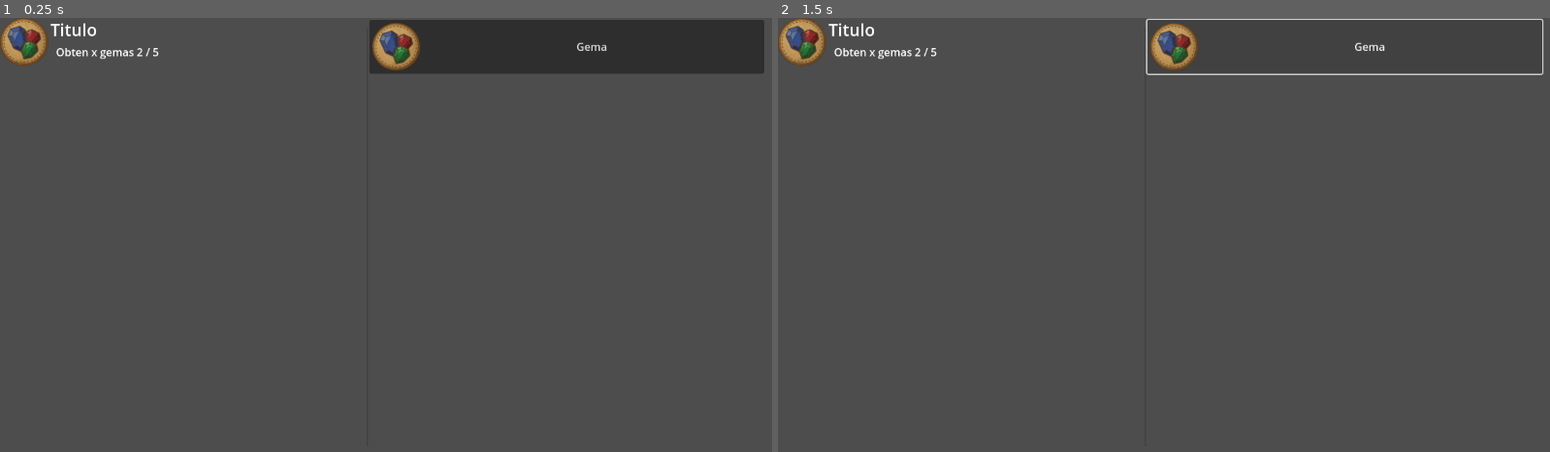
Above: before the commit, frames 1-2 (left to right).
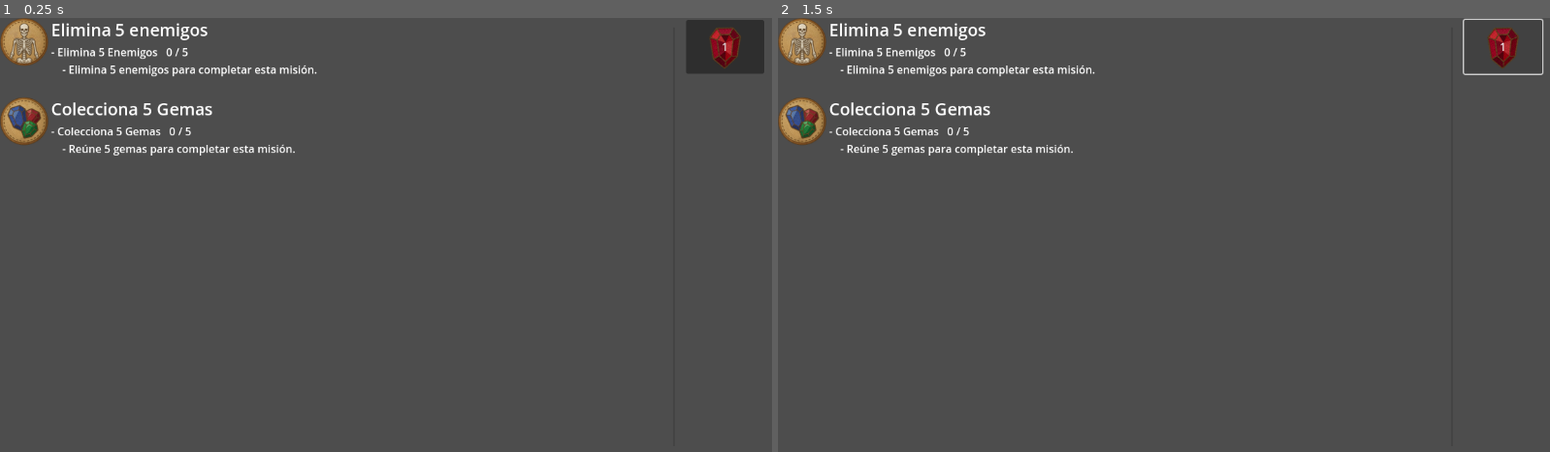
Above: after the commit, the same moments.

Repository: eljuegoamapola-coder/SistemaMisiones
Game: Godot game, scene res://Escenas/AvanzarMisionPrueba.tscn
Two runs of this game, one before a commit and one after it. Both use one fixed random seed, a clock stepped at 60 frames per second and the inputs below. This scene is started directly instead of the project's main scene.
Inputs:
- Up to frame 1 (0.25 s): no input
- Up to frame 2 (1.5 s): click "Gema" (after the commit: "1") at 0.5 s; click "Gema" (after the commit: "1") at 1.25 s

The runs differ from the first frame. In frame 1, 7.6% of the frame differs, in the area x 0-96%, y 0-32%; in frame 2, 3.6%.

Commit message:
Finalizamos la creación del sistema de misiones 1.0

Diff:
--- a/Escenas/AvanzarMisionPrueba.tscn
+++ b/Escenas/AvanzarMisionPrueba.tscn
@@ -1,29 +1,36 @@
 [gd_scene load_steps=4 format=3 uid="uid://bkiro6re5tf1w"]
 
 [ext_resource type="Script" uid="uid://cvsrar45nsfll" path="res://Script/Escenas/avanzar_mision_prueba.gd" id="1_wmgly"]
-[ext_resource type="PackedScene" uid="uid://cadppwc66e2k8" path="res://Escenas/Reutilizables/ListarMisiones.tscn" id="2_w3jjp"]
-[ext_resource type="Texture2D" uid="uid://8tpags7x3mw0" path="res://resources/iconoMisionGemas_01.png" id="3_ykqrv"]
+[ext_resource type="Texture2D" uid="uid://cvnscjw1ma3xw" path="res://resources/iconoItemGemaRoja.png" id="2_w3jjp"]
+[ext_resource type="Script" uid="uid://imw6vhp8t7qu" path="res://Script/Items/ItemRecogible.gd" id="3_ykqrv"]
 
 [node name="AvanzarMisionPrueba" type="Node2D"]
 script = ExtResource("1_wmgly")
 
 [node name="Separador" type="Line2D" parent="."]
-position = Vector2(546, 174)
+position = Vector2(1002, 174)
 points = PackedVector2Array(0, -160, 0, 464)
 width = 2.0
 default_color = Color(0.2, 0.2, 0.2, 0.45)
 antialiased = true
 
 [node name="Botones" type="VBoxContainer" parent="."]
-offset_left = 549.0
+offset_left = 1020.0
 offset_top = 3.0
 offset_right = 1136.0
 offset_bottom = 628.0
 
 [node name="Button" type="Button" parent="Botones"]
 layout_mode = 2
-text = "Gema"
-icon = ExtResource("3_ykqrv")
+text = "1"
+icon = ExtResource("2_w3jjp")
+icon_alignment = 1
+script = ExtResource("3_ykqrv")
+id_item = "gema"
 
-[node name="ListarMisiones" parent="Botones" instance=ExtResource("2_w3jjp")]
-position = Vector2(-549, -3)
+[node name="ScrollContainer" type="ScrollContainer" parent="."]
+offset_right = 992.0
+offset_bottom = 638.0
+
+[node name="ListaMisiones" type="VBoxContainer" parent="ScrollContainer"]
+layout_mode = 2
--- a/Escenas/Reutilizables/ListarMisiones.tscn
+++ b/Escenas/Reutilizables/ListarMisiones.tscn
@@ -1,26 +1,28 @@
-[gd_scene load_steps=2 format=3 uid="uid://cadppwc66e2k8"]
+[gd_scene load_steps=3 format=3 uid="uid://cadppwc66e2k8"]
 
-[ext_resource type="Texture2D" uid="uid://8tpags7x3mw0" path="res://resources/iconoMisionGemas_01.png" id="1_qvhow"]
+[ext_resource type="Script" uid="uid://b3tepaksutfml" path="res://Script/Escenas/listar_misiones.gd" id="1_uwth8"]
+[ext_resource type="Texture2D" uid="uid://8tpags7x3mw0" path="res://resources/iconoMisionGemas_01.png" id="2_uwth8"]
 
-[node name="ListarMisiones" type="Node2D"]
+[node name="ListarMisiones" type="HBoxContainer"]
+offset_right = 708.0
+offset_bottom = 62.0
+script = ExtResource("1_uwth8")
 
 [node name="IconoMision" type="TextureRect" parent="."]
-offset_right = 72.0
-offset_bottom = 72.0
-texture = ExtResource("1_qvhow")
+layout_mode = 2
+texture = ExtResource("2_uwth8")
+stretch_mode = 2
 metadata/_edit_use_anchors_ = true
 
 [node name="VBoxContainer" type="VBoxContainer" parent="."]
-offset_left = 75.0
-offset_right = 260.00003
-offset_bottom = 62.0
+layout_mode = 2
 metadata/_edit_use_anchors_ = true
 
 [node name="TituloMision" type="Label" parent="VBoxContainer"]
 layout_mode = 2
 theme_override_font_sizes/font_size = 25
-text = "Titulo"
+text = "asdasd"
 
 [node name="ObjetivosMision" type="Label" parent="VBoxContainer"]
 layout_mode = 2
-text = "  Obten x gemas 2 / 5"
+text = "asdasdas"
--- /dev/null
+++ b/Items/GemaRoja.tres
@@ -0,0 +1,13 @@
+[gd_resource type="Resource" script_class="PlantillaItems" load_steps=3 format=3 uid="uid://qddy4xa3fji0"]
+
+[ext_resource type="Texture2D" uid="uid://cvnscjw1ma3xw" path="res://resources/iconoItemGemaRoja.png" id="1_6h7xe"]
+[ext_resource type="Script" uid="uid://d1ws4wshq5twm" path="res://Script/Plantillas/PlantillaItems.gd" id="1_o6gur"]
+
+[resource]
+script = ExtResource("1_o6gur")
+id = "GemaRoja1"
+tipo = "gema"
+nombre = "GemaRoja"
+descripcion = "Gema de color rojo"
+icono = ExtResource("1_6h7xe")
+metadata/_custom_type_script = "uid://d1ws4wshq5twm"
--- a/Script/Escenas/avanzar_mision_prueba.gd
+++ b/Script/Escenas/avanzar_mision_prueba.gd
@@ -1,11 +1,29 @@
 extends Node2D
 
+var ListasMision = preload("res://Escenas/Reutilizables/ListarMisiones.tscn")
 
 # Called when the node enters the scene tree for the first time.
 func _ready() -> void:
-	pass # Replace with function body.
+	añadirInformacionMisiones()
+
+func _physics_process(delta: float) -> void:
+	antualizarInformacionMisiones()
 
 
-# Called every frame. 'delta' is the elapsed time since the previous frame.
-func _process(delta: float) -> void:
-	pass
+func añadirInformacionMisiones():
+	var lista_misiones = $ScrollContainer/ListaMisiones
+	var misiones_activas_ids = misionManager.getIdMisionesActivas()
+
+	if misiones_activas_ids.is_empty():
+		return
+
+	for mision_id in misiones_activas_ids:
+		var tarjeta_mision = ListasMision.instantiate()
+		lista_misiones.add_child(tarjeta_mision)
+		tarjeta_mision.insertarInformacionMision(mision_id)
+# Borra la lista de las misiones y llama a añadirInformacionMisiones() para pintarla de nuevo.
+func antualizarInformacionMisiones():
+	var lista_misiones = $ScrollContainer/ListaMisiones
+	for tarjeta in lista_misiones.get_children():
+		tarjeta.queue_free()
+	añadirInformacionMisiones()
--- a/Script/Escenas/informacion_mision.gd
+++ b/Script/Escenas/informacion_mision.gd
@@ -2,8 +2,8 @@
 # const  objetivoTipoColeccion = preload("res://Script/Objetivos/coleccion.gd")
 
 
-func _ready() -> void:
-	pintarInformacionMision("m2") # Provisional para iniciar escena con información en las pruebas
+# func _ready() -> void:
+# 	pintarInformacionMision("m2") # Provisional para iniciar escena con información en las pruebas
 
 # Pintar la información de una misión específica en la interfaz
 func pintarInformacionMision(mision_id):
@@ -34,17 +34,7 @@
 	estado_mision.text = informacion.get("estado", "desconocido")
 	prioridad_mision.text = str(utils.formatearNumeroAEntero(informacion.get("prioridad", 0)))
 
-	var objetivos_formateados = objetivosManager.getObjetivosMisionConFormato(mision_id)
-	var salida = ""
-	for objetivo in objetivos_formateados:
-		var nombre = str(objetivo.get("nombre", "Objetivo sin nombre"))
-		var progreso = str(objetivo.get("progreso", 0))
-		var cantidad = objetivo.get("cantidad", 0)
-		var descripcion = str(objetivo.get("descripcion", "Sin descripción"))
-		salida += "- %s   %s / %s\n    - %s\n" % [nombre, progreso, cantidad, descripcion]
-	objetivos_mision.text = salida
-
-	print(objetivos_mision.text)
+	objetivos_mision.text = objetivosManager.getObjetivosMisionConFormato_01(mision_id)
 
 	recompensas_mision.add_item("",load("res://resources/iconoImprimirPorConsola.png"))
 	pass
--- /dev/null
+++ b/Script/Escenas/listar_misiones.gd
@@ -0,0 +1,21 @@
+extends HBoxContainer
+
+
+
+# Called when the node enters the scene tree for the first time.
+func _ready() -> void:
+	# No inicializar aquí, llamar a insertarInformacionMision desde donde se instancia
+	pass # Replace with function body.
+
+
+# Called every frame. 'delta' is the elapsed time since the previous frame.
+func _process(delta: float) -> void:
+	pass
+
+
+func insertarInformacionMision(mision_id) -> void:
+	var informacion = misionManager.getInformacionMisionCompleta(mision_id)
+	$IconoMision.texture = load(informacion.get("icono", varGlobales.imgError))
+	$VBoxContainer/TituloMision.text = informacion.get("titulo", "Titulo no encontrado")
+	var objetivos = objetivosManager.getObjetivosMisionConFormato_01(mision_id)
+	$VBoxContainer/ObjetivosMision.text = objetivos if not objetivos.is_empty() else "ERROR, Objetivos no encontrados"
--- /dev/null
+++ b/Script/Items/ItemRecogible.gd
@@ -0,0 +1,16 @@
+extends Button
+# HAY QUE TENER EN CUENTA QUE ESTÁ ADAPTADO PARA PROBAR LA INTERACCIÓN CON UNA MISIÓN, PERO HAY QUE AJUSTARLO PARA QUE FUNCIONE CON LOS OBJETOS RECOGIBLES
+@export var id_item: String = ""
+
+var objetivoTipoColeccion = preload("res://Script/Objetivos/coleccion.gd")
+
+# Called when the node enters the scene tree for the first time.
+func _ready() -> void:
+	pressed.connect(_on_mision_click)
+
+func _on_mision_click():
+	# Tendremos qeu sacar mas bien el Tipo del objeto
+	var id_final = id_item if id_item != "" else name
+	var descripcion_como_int = int(text)
+
+	objetivoTipoColeccion.new().aumentarProgreso("m1", 1)
--- a/Script/Manager/MissionManager.gd
+++ b/Script/Manager/MissionManager.gd
@@ -65,3 +65,94 @@
 		if m["id"] == idMision:
 			return m
 	return {}
+
+func getRecompensasMisionEspecifica(idMision):
+	var misionesActivas = getMisionesActivasDesdeJson()
+	for m in misionesActivas:
+		if m["id"] == idMision:
+			return m["recompensas"]
+	return null
+
+# Retorna los id de objetivos que esten en misiones activas con un tipo de objetivo y un tipo de objeto específico
+func comprobarMisionActConObjEspecifico(tipoObjeto, tipoObjetivo):
+	var misionesActivas = getMisionesActivasDesdeJson()
+	var misiones_encontradas = []
+
+	var catalogoObjetivos = {}
+	if ResourceLoader.exists(varGlobales.jsonObjetivos):
+		var archivo = FileAccess.open(varGlobales.jsonObjetivos, FileAccess.READ)
+		if archivo != null:
+			var contenido = archivo.get_as_text()
+			var json = JSON.new()
+			var error = json.parse(contenido)
+
+			if error == OK:
+				var objetivosArray = json.get_data()
+				for obj in objetivosArray:
+					catalogoObjetivos[obj["id"]] = obj
+			else:
+				print("Error al parsear objetivos.json: ", json.get_error_string())
+				return misiones_encontradas
+		else:
+			print("Error al abrir objetivos.json")
+			return misiones_encontradas
+	else:
+		print("Archivo no encontrado: ", varGlobales.jsonObjetivos)
+		return misiones_encontradas
+
+	for m in misionesActivas:
+		for objetivo in m["objetivos"]:
+			var id_objetivo = objetivo["id"]
+			if catalogoObjetivos.has(id_objetivo):
+				var objetivoCompleto = catalogoObjetivos[id_objetivo]
+				var tipo = objetivoCompleto.get("tipo", "")
+				var tipo_obj = objetivoCompleto.get("tipo_objeto", objetivoCompleto.get("id_objeto", ""))
+
+				if tipo == tipoObjetivo and tipo_obj == tipoObjeto:
+					if not misiones_encontradas.has(m["id"]):
+						misiones_encontradas.append(m["id"])
+
+	return misiones_encontradas
+
+# Comprueba si las misiones activas tienen sus objetivos completados y actualiza su estado a "completada" si es así.
+func comprobarSiMisionTieneEstarActiva():
+	# print(recompensasManager.getRecompensaMisionDesdeJson("m1"))
+	if not ResourceLoader.exists(varGlobales.jsonMisiones):
+		return
+
+	var archivo = FileAccess.open(varGlobales.jsonMisiones, FileAccess.READ)
+	if archivo == null:
+		return
+
+	var contenido = archivo.get_as_text()
+	archivo.close()
+	var todasLasMisiones = JSON.parse_string(contenido)
+
+	if todasLasMisiones == null:
+		return
+
+	var hubo_cambios = false
+	for m in todasLasMisiones:
+		if m["estado"] != "activo":
+			continue
+
+		# Primero actualizar estado de objetivos basado en progreso vs cantidad
+		objetivosManager.comprobarSiObjetivosDeMisionCompletados(m["id"])
+
+		# Luego verificar si todos los objetivos están completados
+		var mision_completa = true
+		for objetivo in m["objetivos"]:
+			if not objetivo.get("completado", false):
+				mision_completa = false
+				break
+
+		if mision_completa:
+			m["estado"] = "completada"
+			hubo_cambios = true
+			recompensasManager.aplicarRecompensasMision(m["id"])
+
+	if hubo_cambios:
+		archivo = FileAccess.open(varGlobales.jsonMisiones, FileAccess.WRITE)
+		if archivo != null:
+			archivo.store_string(JSON.stringify(todasLasMisiones, "\t", false))
+			archivo.close()
--- a/Script/Manager/ObjetivosManager.gd
+++ b/Script/Manager/ObjetivosManager.gd
@@ -1,7 +1,7 @@
 extends Node
 
 # Retorna un objeto con toda la información de los objetivos de una misión específica
-func getObjetivosMisionConFormato(idMision):
+func getObjetivosMisionObj(idMision):
 	var objetivos = misionManager.getObjetivosMisionActiva(idMision)
 	var objetivosFormateados = []
 	if objetivos == null:
@@ -34,3 +34,70 @@
 
 
 	return objetivosFormateados
+
+func getObjetivosMisionConFormato_01(mision_id):
+	var objetivos_formateados = getObjetivosMisionObj(mision_id)
+	var salida = ""
+	for objetivo in objetivos_formateados:
+		var nombre = str(objetivo.get("nombre", "Objetivo sin nombre"))
+		var progreso = str(objetivo.get("progreso", 0))
+		var cantidad = objetivo.get("cantidad", 0)
+		var descripcion = str(objetivo.get("descripcion", "Sin descripción"))
+		salida += "- %s   %s / %s\n    - %s\n" % [nombre, progreso, cantidad, descripcion]
+	return salida
+
+func comprobarSiObjetivosDeMisionCompletados(idMision):
+	if not ResourceLoader.exists(varGlobales.jsonMisiones):
+		return false
+
+	var archivo = FileAccess.open(varGlobales.jsonMisiones, FileAccess.READ)
+	if archivo == null:
+		return false
+
+	var contenido = archivo.get_as_text()
+	archivo.close()
+	var todasLasMisiones = JSON.parse_string(contenido)
+
+	if todasLasMisiones == null:
+		return false
+
+	var catalogoObjetivos = {}
+	if ResourceLoader.exists(varGlobales.jsonObjetivos):
+		var archivoObj = FileAccess.open(varGlobales.jsonObjetivos, FileAccess.READ)
+		if archivoObj != null:
+			var contenidoObj = archivoObj.get_as_text()
+			archivoObj.close()
+			var jsonObj = JSON.parse_string(contenidoObj)
+			if jsonObj != null:
+				for obj in jsonObj:
+					catalogoObjetivos[obj["id"]] = obj
+
+	var hubo_cambios = false
+	for mision in todasLasMisiones:
+		if mision["id"] == idMision:
+			for objetivo in mision["objetivos"]:
+				if catalogoObjetivos.has(objetivo["id"]):
+					var objCompleto = catalogoObjetivos[objetivo["id"]]
+					var cantidad_requerida = objCompleto.get("cantidad", 1)
+					var progreso_actual = objetivo.get("progreso", 0)
+
+					if progreso_actual >= cantidad_requerida:
+						if not objetivo.get("completado", false):
+							objetivo["completado"] = true
+							hubo_cambios = true
+					else:
+						if objetivo.get("completado", false):
+							objetivo["completado"] = false
+							hubo_cambios = true
+			break
+
+	if hubo_cambios:
+		archivo = FileAccess.open(varGlobales.jsonMisiones, FileAccess.WRITE)
+		if archivo != null:
+			archivo.store_string(JSON.stringify(todasLasMisiones, "\t", false))
+			archivo.close()
+			return true
+		else:
+			return false
+
+	return false
--- a/Script/Manager/RecompensasManager.gd
+++ b/Script/Manager/RecompensasManager.gd
@@ -1,8 +1,13 @@
 extends Node
-# Llama a la función aplicar() de cada recompensa en el array entregado por argumento
-func aplicar_recompensas(recompensas: Array[Recompensa]):
-	for recompensa in recompensas:
-		recompensa.aplicar()
+
+const RECOMPENSAS_POR_TIPO := {
+	"ImprimirPorConsola": preload("res://Script/Recompensas/ImprimirPorConsola.gd"),
+	"AbrirPuerta": preload("res://Script/Recompensas/AbrirPuerta.gd")
+}
+
+# Llama a la funcion aplicar(data) de una recompensa con todos sus datos.
+func aplicar_recompensa(recompensa: Recompensa, recompensa_data: Dictionary):
+	recompensa.aplicar(recompensa_data)
 
 # Retorna un array con la información completa de las recompensas de una misión específica
 func getRecompensaMisionDesdeJson(idMision):
@@ -10,7 +15,6 @@
 	var recompensasMision = misionManager.getRecompensasMisionActiva(idMision)
 
 	if recompensasMision == null:
-		print("Misión no encontrada o sin recompensas: ", idMision)
 		return recompensasCompletas
 
 	if ResourceLoader.exists(varGlobales.jsonRecompensas):
@@ -38,3 +42,19 @@
 		print("Archivo no encontrado: ", varGlobales.jsonRecompensas)
 
 	return recompensasCompletas
+# Retorna un array con la información completa de las recompensas de una misión específica
+func aplicarRecompensasMision(idMision):
+	var recompensas_data = getRecompensaMisionDesdeJson(idMision)
+
+	for recompensa_data in recompensas_data:
+		if recompensa_data.get("estado", "pendiente") != "pendiente":
+			continue
+
+		var tipo = str(recompensa_data.get("tipo", ""))
+		if not RECOMPENSAS_POR_TIPO.has(tipo):
+			print("Tipo de recompensa no soportado: ", tipo)
+			continue
+
+		var recompensa_script = RECOMPENSAS_POR_TIPO[tipo]
+		var recompensa_instancia: Recompensa = recompensa_script.new()
+		aplicar_recompensa(recompensa_instancia, recompensa_data)
--- /dev/null
+++ b/Script/Misiones/Recoleccion.gd
@@ -0,0 +1,5 @@
+extends PlantillaMisiones
+
+
+func aplicarRecompensas():
+	print("Recompensas aplicadas para la misión de recolección")
--- a/Script/Objetivos/coleccion.gd
+++ b/Script/Objetivos/coleccion.gd
@@ -17,3 +17,57 @@
 		archivo.close()
 		archivo = FileAccess.open(varGlobales.jsonObjetivos, FileAccess.WRITE)
 		archivo.store_string(JSON.stringify(json, "", false))
+
+func aumentarProgreso(id_mision, cantidad):
+	if not ResourceLoader.exists(varGlobales.jsonMisiones):
+		return
+
+	var archivo = FileAccess.open(varGlobales.jsonMisiones, FileAccess.READ)
+	if archivo == null:
+		print("Error al abrir misiones.json")
+		return
+
+	var contenido = archivo.get_as_text()
+	archivo.close()
+	var json = JSON.parse_string(contenido)
+
+	if json == null:
+		return
+	var catalogoObjetivos = {}
+	if ResourceLoader.exists(varGlobales.jsonObjetivos):
+		var archivoObj = FileAccess.open(varGlobales.jsonObjetivos, FileAccess.READ)
+		if archivoObj != null:
+			var contenidoObj = archivoObj.get_as_text()
+			archivoObj.close()
+			var jsonObj = JSON.parse_string(contenidoObj)
+			if jsonObj != null:
+				for obj in jsonObj:
+					catalogoObjetivos[obj["id"]] = obj
+
+	var mision_encontrada = false
+	for mision in json:
+		if mision["id"] == id_mision:
+			mision_encontrada = true
+			for objetivo in mision["objetivos"]:
+				if catalogoObjetivos.has(objetivo["id"]):
+					var objCompleto = catalogoObjetivos[objetivo["id"]]
+					if objCompleto.get("tipo", "") == "coleccion":
+						objetivo["progreso"] += cantidad
+						var cantidad_requerida = objCompleto.get("cantidad", 1)
+
+						# Verificar si se completó
+						if objetivo["progreso"] >= cantidad_requerida:
+							objetivo["progreso"] = cantidad_requerida  # No exceder el máximo
+							objetivo["completado"] = true
+			break
+
+	if not mision_encontrada:
+		return
+
+	archivo = FileAccess.open(varGlobales.jsonMisiones, FileAccess.WRITE)
+	if archivo != null:
+		archivo.store_string(JSON.stringify(json, "\t", false))
+		archivo.close()
+
+	objetivosManager.comprobarSiObjetivosDeMisionCompletados(id_mision)
+	misionManager.comprobarSiMisionTieneEstarActiva()
--- /dev/null
+++ b/Script/Plantillas/PlantillaItems.gd
@@ -0,0 +1,10 @@
+extends Resource
+
+
+class_name PlantillaItems
+
+@export var id: String
+@export var tipo: String
+@export var nombre: String = ""
+@export var descripcion: String = ""
+@export var icono: Texture2D = null
--- a/Script/Plantillas/PlantillaMisiones.gd
+++ b/Script/Plantillas/PlantillaMisiones.gd
@@ -2,16 +2,5 @@
 
 class_name MisionResource
 
-@export var id:String
-@export var titulo:String
-@export var descripcion:String
-@export var icono:Texture2D
-@export var ojetivos: Array[Resource]
-@export var recompensa: Array[Recompensa]
-@export var tiempoLimiteSegundos:int
-@export var categoria:String
-
-
-#Configuracion
-@export var autoComletado:bool
-@export var prioridad:int
+func aplicarRecompensas():
+    pass
--- a/Script/Plantillas/PlantillaRecompensas.gd
+++ b/Script/Plantillas/PlantillaRecompensas.gd
@@ -2,5 +2,5 @@
 
 class_name Recompensa
 
-func aplicar():
+func aplicar(recompensa_data: Dictionary):
 	push_error("aplicar() no implementado")
--- a/Script/Recompensas/AbrirPuerta.gd
+++ b/Script/Recompensas/AbrirPuerta.gd
@@ -2,5 +2,6 @@
 
 @export var puerta_id: String
 
-#func aplicar():
-	#GameEvents.emit("abrir_puerta", { "id": puerta_id })
+func aplicar(recompensa_data: Dictionary):
+	var id_puerta = str(recompensa_data.get("puerta_id", puerta_id))
+	print("AbrirPuerta aplicada para puerta: ", id_puerta)
--- a/Script/Recompensas/ImprimirPorConsola.gd
+++ b/Script/Recompensas/ImprimirPorConsola.gd
@@ -1,4 +1,5 @@
 extends Recompensa
 
-func aplicar():
-	print("¡Recompensa aplicada! Has loggrado encontrar los 3 objetos especiales.")
+func aplicar(recompensa_data: Dictionary):
+	var texto = str(recompensa_data.get("texto", "Recompensa aplicada"))
+	print(texto)
--- a/Script/variablesGlobales.gd
+++ b/Script/variablesGlobales.gd
@@ -1,5 +1,9 @@
 extends Node
 
+# Json
 var jsonMisiones = "res://data/misiones.json"
 var jsonObjetivos = "res://data/objetivos.json"
 var jsonRecompensas = "res://data/recompensas.json"
+
+# Imagenes
+var imgError = "res://resources/iconoError.png"
--- a/data/misiones.json
+++ b/data/misiones.json
@@ -1,18 +1,70 @@
 [
 	{
 		"id": "m1",
-		"titulo": "Colecciona Gemas",
+		"titulo": "Colecciona 3 Gemas",
 		"descripcion": "Reúne gemas para completar esta misión",
 		"icono": "res://resources/iconoMisionGemas_01.png",
-		"tiempoLimiteSegundos": 300.0,
+		"tiempoLimiteSegundos": -7.0,
 		"categoria": "Recolección",
 		"prioridad": 2.0,
 		"objetivos": [
 			{
 				"id": "gema3",
-				"progreso": 2.0,
+				"progreso": 3.0,
+				"completado": true
+			},
+			{
+				"id": "gema3",
+				"progreso": 3.0,
+				"completado": true
+			}
+		],
+		"recompensas": [
+			{
+				"id": "r1",
+				"estado": "pendiente"
+			},
+			{
+				"id": "r2",
+				"estado": "pendiente"
+			}
+		],
+		"estado": "completada",
+		"tiempoRestante": -7.0
+	},
+	{
+		"id": "m2",
+		"titulo": "Elimina 5 enemigos",
+		"descripcion": "Elimina 5 enemigos para completar esta misión",
+		"icono": "res://resources/iconoMisionEsqueleto.png",
+		"tiempoLimiteSegundos": -7.0,
+		"categoria": "Eliminacion",
+		"prioridad": 1.0,
+		"objetivos": [
+			{
+				"id": "eliminarEnemigos5",
+				"progreso": 0.0,
 				"completado": false
-			},
+			}
+		],
+		"recompensas": [
+			{
+				"id": "r1",
+				"estado": "pendiente"
+			}
+		],
+		"estado": "activo",
+		"tiempoRestante": -7.0
+	},
+	{
+		"id": "m3",
+		"titulo": "Colecciona 5 Gemas",
+		"descripcion": "Reúne gemas para completar esta misión",
+		"icono": "res://resources/iconoMisionGemas_01.png",
+		"tiempoLimiteSegundos": -7.0,
+		"categoria": "Recolección",
+		"prioridad": 2.0,
+		"objetivos": [
 			{
 				"id": "gema5",
 				"progreso": 0.0,
@@ -26,30 +78,6 @@
 			}
 		],
 		"estado": "activo",
-		"tiempoRestante": 45.0
-	},
-	{
-		"id": "m2",
-		"titulo": "Colecciona más Gemas",
-		"descripcion": "Reúne 5 gemas especiales",
-		"icono": "res://resources/iconoMisionGemas_01.png",
-		"tiempoLimiteSegundos": -7.0,
-		"categoria": "Recolección",
-		"prioridad": 1.0,
-		"objetivos": [
-			{
-				"id": "gema5",
-				"progreso": 4.0,
-				"completado": false
-			}
-		],
-		"recompensas": [
-			{
-				"id": "r1",
-				"estado": "pendiente"
-			}
-		],
-		"estado": "activo",
-		"tiempoRestante": 45.0
+		"tiempoRestante": -7.0
 	}
 ]
--- a/data/objetivos.json
+++ b/data/objetivos.json
@@ -3,29 +3,24 @@
     "tipo": "coleccion",
     "id": "gema3",
     "nombre": "Colecciona 3 Gemas",
-    "descripcion": "Reúne 3 gemas para completar esta misión.",
-    "id_objeto": "gema",
-    "cantidad": 3
+    "descripcion": "Reúne 3 gemas de cualquier color para completar esta misión.",
+    "tipo_objeto": "gema",
+    "cantidad": 3.0
   },
   {
     "tipo": "coleccion",
     "id": "gema5",
     "nombre": "Colecciona 5 Gemas",
     "descripcion": "Reúne 5 gemas para completar esta misión.",
-    "id_objeto": "gema",
-    "cantidad": 5
+    "tipo_objeto": "gema",
+    "cantidad": 5.0
   },
   {
-    "tipo": "exploracion",
-    "id": "descubrir3",
-    "nombre": "Explorador de Ruinas",
-    "descripcion": "Descubre 3 ruinas antiguas en el Valle de los Reyes.",
-    "zonas": [
-      "Ruina Norte",
-      "Tumba Olvidada",
-      "Templo del Sol"
-    ],
-    "completado": false
+    "tipo": "Eliminacion",
+    "id": "eliminarEnemigos5",
+    "nombre": "Elimina 5 Enemigos",
+    "descripcion": "Elimina 5 enemigos para completar esta misión.",
+    "cantidad": 5.0
   },
   {
     "tipo": "interaccion",
--- a/data/recompensas.json
+++ b/data/recompensas.json
@@ -5,5 +5,12 @@
         "tipo": "ImprimirPorConsola",
         "texto": "MISION COMPLETADA: Has recolectado todas las gemas necesarias.",
         "descripcion": "Esta recompensa se otorga al completar la misión de recolección de gemas. Felicidades por tu logro."
+    },
+    {
+        "id": "r2",
+        "icono": "res://resources/iconoImprimirPorConsola.png",
+        "tipo": "ImprimirPorConsola",
+        "texto": "MISION COMPLETADA 2: Has recolectado todas las gemas necesarias.",
+        "descripcion": "Esta recompensa se otorga al completar la misión de recolección de gemas. Felicidades por tu logro."
     }
 ]
Not shown, added: Script/Escenas/listar_misiones.gd.uid
Not shown, added: Script/Items/ItemRecogible.gd.uid
Not shown, added: Script/Misiones/Recoleccion.gd.uid
Not shown, added: Script/Plantillas/PlantillaItems.gd.uid
Binary file added: resources/iconoError.png
Not shown, added: resources/iconoError.png.import
Binary file added: resources/iconoItemGemaRoja.png
Not shown, added: resources/iconoItemGemaRoja.png.import
Binary file added: resources/iconoMisionEsqueleto.png
Not shown, added: resources/iconoMisionEsqueleto.png.import
